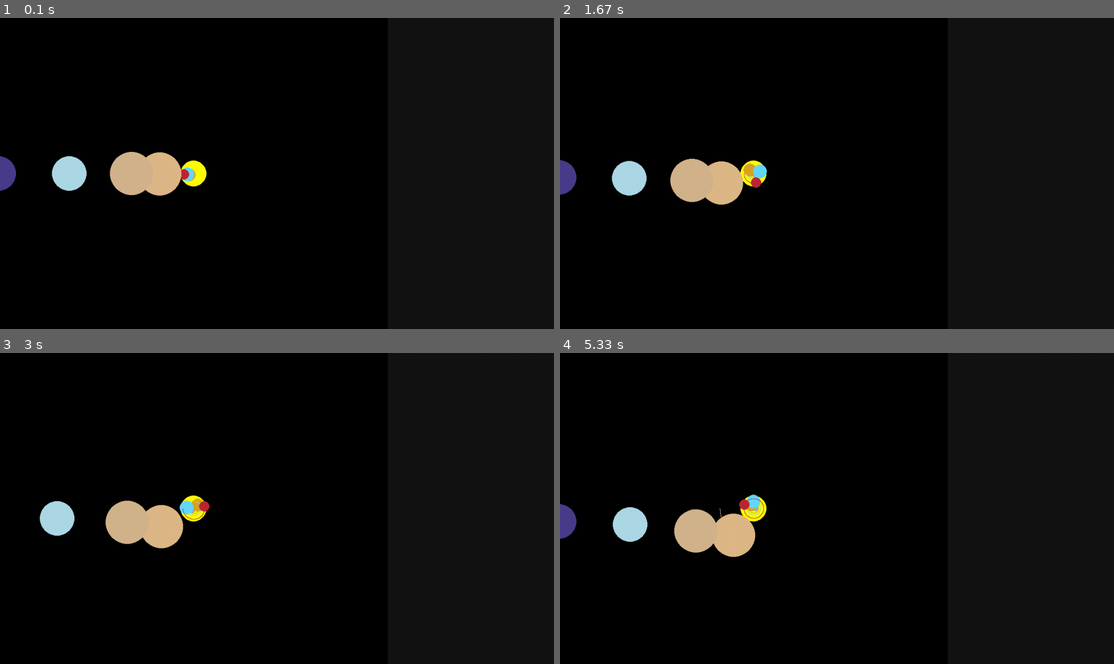
Above: before the commit, frames 1-4 (two rows, left to right).
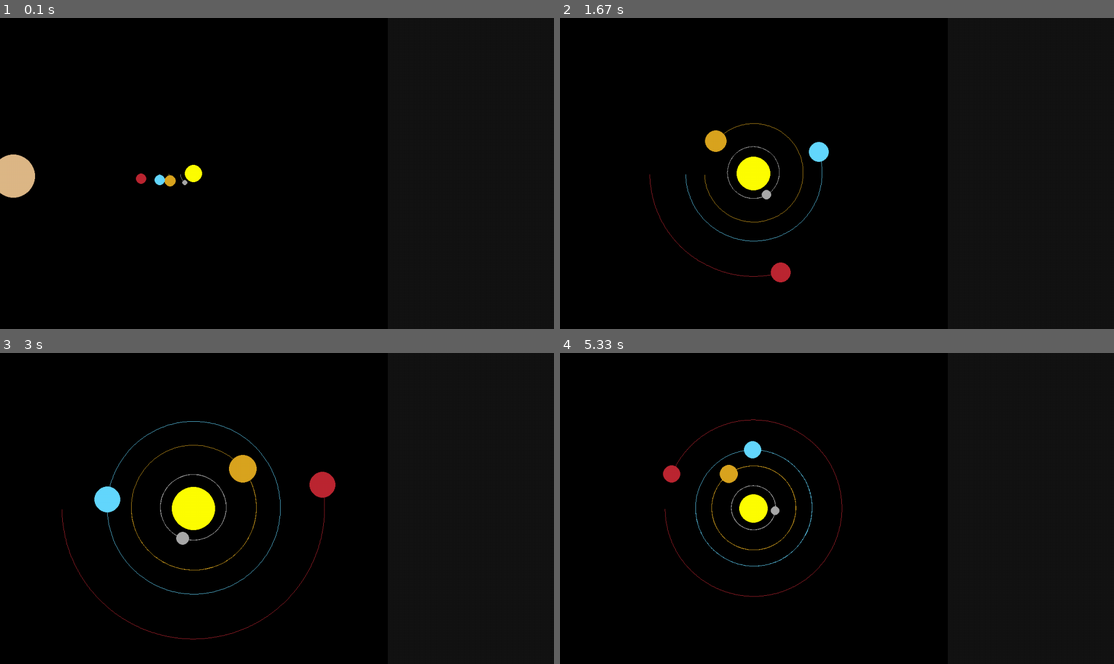
Above: after the commit, the same moments.

Repository: anant2025grad/planet-simulator-with-pygame
Game: pygame game, started from planetSim.py
The game is run twice, just before and just after one commit, with the same random seed, the same clock (stepped at 60 frames per second) and the same inputs.
Inputs:
- Up to frame 1 (0.1 s): no input
- Up to frame 2 (1.67 s): hold Up 0.33-0.8 s; hold Down 0.83-1.13 s; hold Up 1.17-1.53 s; hold Down from 1.57 s (still down)
- Up to frame 3 (3 s): release Down at 1.93 s; hold Up 1.97-2.27 s; hold Down 2.3-2.6 s; hold Up from 2.63 s (still down)
- Up to frame 4 (5.33 s): release Up at 3 s; hold Down 3.03-3.4 s; hold Up 3.43-3.73 s; hold Down 3.77-4.07 s; hold Up 4.1-4.47 s; hold Down 4.5-4.87 s; hold Up 4.9-5.2 s; hold Down from 5.23 s (still down)

The runs differ from the first frame. In frame 1, 3.1% of the frame differs, in the area x 0-38%, y 42-58%; in frame 2, 3.8%; in frame 3, 4.7%, in the area x 7-61%, y 21-93%; in frame 4, 3.9%.

Commit message:
added smooth zooming, enhanced planet/sun scaling, and limited orbit drawing for lag prevention and performance.

Diff:
--- a/planetSim.py
+++ b/planetSim.py
@@ -3,7 +3,7 @@
 
 pygame.init()
 
-# Fullscreen setup
+# Fullscreen
 WIN = pygame.display.set_mode((0, 0), pygame.FULLSCREEN)
 WIDTH, HEIGHT = WIN.get_size()
 pygame.display.set_caption("Solar System Simulation")
@@ -11,19 +11,21 @@
 class Body:
     AU = 149.6e6 * 1000
     GRAVITY = 6.67428e-11
-    SCALE = 15 / AU   # << adjusted so outer planets fit
+
+    SCALE = 80 / AU   # START ZOOMED INTO INNER PLANETS
+    MIN_SCALE = 5 / AU
+    MAX_SCALE = 200 / AU
+
     TIMESTEP = 3600 * 24
-
 
     def __init__(self, x, y, radius, color, mass):
         self.x = x
         self.y = y
-        self.radius = radius
+        self.base_radius = radius  # store original size
         self.color = color
         self.mass = mass
 
         self.sun = False
-        self.distance_to_sun = 0
         self.orbit = []
 
         self.x_vel = 0
@@ -33,36 +35,32 @@
         x = self.x * self.SCALE + offset_x
         y = self.y * self.SCALE + offset_y
 
-        # Draw orbit
+        # Draw orbit (limit points for performance)
         if len(self.orbit) > 2:
-            updated_points = []
-            for point in self.orbit:
-                px, py = point
+            points = self.orbit[-800:]  # prevents lag
+            updated = []
+            for px, py in points:
                 px = px * self.SCALE + offset_x
                 py = py * self.SCALE + offset_y
-                updated_points.append((px, py))
+                updated.append((px, py))
 
-            pygame.draw.lines(window, self.color, False, updated_points, 1)
+            pygame.draw.lines(window, self.color, False, updated, 1)
 
-        # Draw planet (scaled radius)
-        draw_radius = max(2, int(self.radius))
+        # SCALE RADIUS WITH ZOOM
+        scale_factor = self.SCALE / (80 / self.AU)
+        draw_radius = max(2, int(self.base_radius * scale_factor))
+
         pygame.draw.circle(window, self.color, (int(x), int(y)), draw_radius)
 
     def attraction(self, other):
-        distance_x = other.x - self.x
-        distance_y = other.y - self.y
-        distance = math.sqrt(distance_x ** 2 + distance_y ** 2)
-
-        if other.sun:
-            self.distance_to_sun = distance
+        dx = other.x - self.x
+        dy = other.y - self.y
+        distance = math.sqrt(dx**2 + dy**2)
 
         force = self.GRAVITY * self.mass * other.mass / distance**2
-        theta = math.atan2(distance_y, distance_x)
+        theta = math.atan2(dy, dx)
 
-        force_x = math.cos(theta) * force
-        force_y = math.sin(theta) * force
-
-        return force_x, force_y
+        return math.cos(theta) * force, math.sin(theta) * force
 
     def update_position(self, planets):
         total_fx = total_fy = 0
@@ -70,7 +68,6 @@
         for planet in planets:
             if self == planet:
                 continue
-
             fx, fy = self.attraction(planet)
             total_fx += fx
             total_fy += fy
@@ -85,25 +82,24 @@
 
 
 def main():
+    clock = pygame.time.Clock()
     run = True
-    clock = pygame.time.Clock()
 
-    # Split screen (left = simulation, right = UI panel)
     SIM_WIDTH = int(WIDTH * 0.7)
     offset_x = SIM_WIDTH // 2
     offset_y = HEIGHT // 2
 
     # Bodies
-    sun = Body(0, 0, 30, (255, 255, 0), 1.98892 * 10**30)
+    sun = Body(0, 0, 20, (255, 255, 0), 1.98892 * 10**30)
     sun.sun = True
 
     mercury = Body((-0.387 * Body.AU), 0, 6, (169, 169, 169), 3.30 * 10**23)
     mercury.y_vel = 47.4 * 1000
 
-    venus = Body((-0.723 * Body.AU), 0, 15, (218, 165, 32), 4.867 * 10**24)
+    venus = Body((-0.723 * Body.AU), 0, 13, (218, 165, 32), 4.867 * 10**24)
     venus.y_vel = 35.02 * 1000
 
-    earth = Body((-1 * Body.AU), 0, 16, (100, 216, 255), 5.9742 * 10**24)
+    earth = Body((-1 * Body.AU), 0, 12, (100, 216, 255), 5.9742 * 10**24)
     earth.y_vel = 29.783 * 1000
 
     mars = Body((-1.524 * Body.AU), 0, 12, (188, 39, 50), 6.39 * 10**23)
@@ -130,22 +126,25 @@
         clock.tick(120)
         WIN.fill((0, 0, 0))
 
-        # Right-side UI panel (blank for now)
         pygame.draw.rect(WIN, (20, 20, 20), (SIM_WIDTH, 0, WIDTH - SIM_WIDTH, HEIGHT))
+
+        keys = pygame.key.get_pressed()
+
+        # SMOOTH ZOOM + LIMITS
+        if keys[pygame.K_UP]:
+            Body.SCALE *= 1.02
+        if keys[pygame.K_DOWN]:
+            Body.SCALE /= 1.02
+
+        # Clamp zoom
+        Body.SCALE = max(Body.MIN_SCALE, min(Body.MAX_SCALE, Body.SCALE))
 
         for event in pygame.event.get():
             if event.type == pygame.QUIT:
                 run = False
-
             if event.type == pygame.KEYDOWN:
                 if event.key == pygame.K_ESCAPE:
                     run = False
-
-                # Zoom controls
-                if event.key == pygame.K_UP:
-                    Body.SCALE *= 1.1
-                if event.key == pygame.K_DOWN:
-                    Body.SCALE /= 1.1
 
         for planet in planets:
             planet.update_position(planets)
